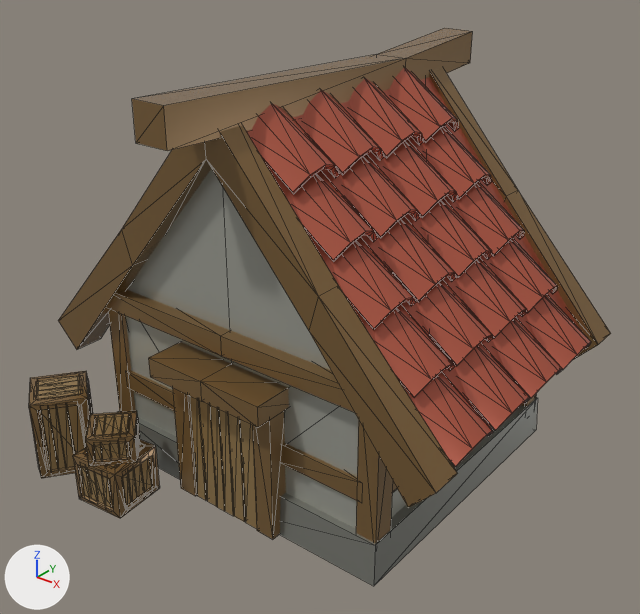
Two versions of the glTF model public/3d/town/house2.glb, one commit apart.
Camera for both pictures: a 50 mm camera at (0.847, -1.079, 1.043) aimed at (-0.083, 0.084, 0.322). Every picture has the same lights, and +X, +Y and +Z are marked at lower left. The picture after the commit comes second. Mesh edges are drawn as thin lines. Where no turn or scale is listed for an object, it has been applied to the vertices. Vertices at exactly the same position are counted once.

Objects in the first picture: 'Houses_SecondAge_1_Level1'.
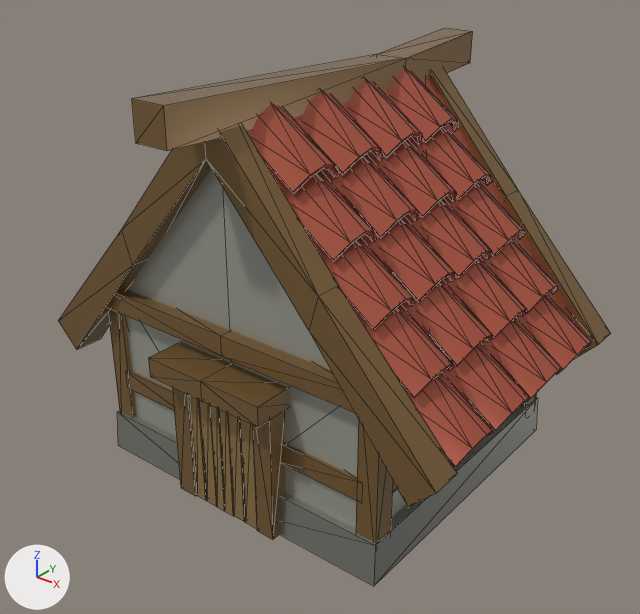
Pixel boxes (x1, y1, x2, y2) of what changed, in the pictures (640 x 614 px):
'Houses_SecondAge_1_Level1', reshaped
    before: (29, 28, 611, 586)
    after: (58, 28, 611, 586)
part 1 of me_houses_secondage_1_level1, deleted (brown)
    before: (29, 371, 160, 518)

What the commit changed:
me_houses_secondage_1_level1 is used by ob_houses_secondage_1_level1; location (0.0, 0.0, 0.0).
me_houses_secondage_1_level1 had 1872 vertices, 2336 faces and spanned x -0.539..0.351, y -0.321..0.543, z -0.006..0.766.
me_houses_secondage_1_level1 now has 1128 vertices, 1580 faces and spans x -0.539..0.351, y -0.279..0.543, z 0.0..0.766.
me_houses_secondage_1_level1 part 1: 75 loose pieces with 744 vertices, spanning x -0.535..-0.233, y -0.321..-0.173, z -0.006..0.164, are deleted.
